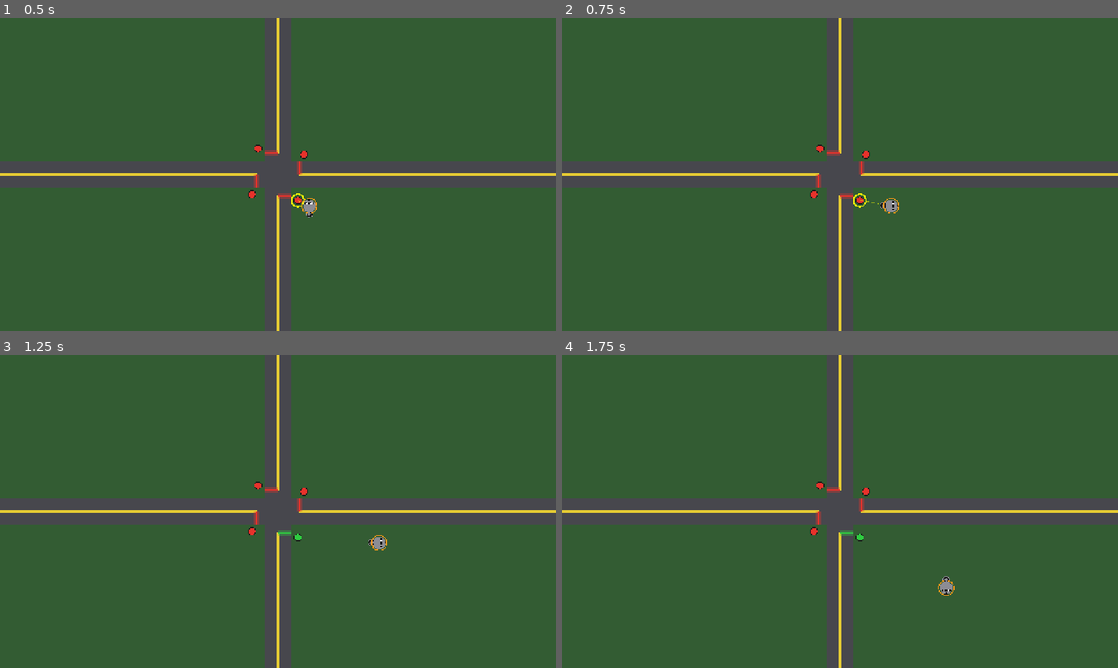
Above: before the commit, frames 1-4 (two rows, left to right).
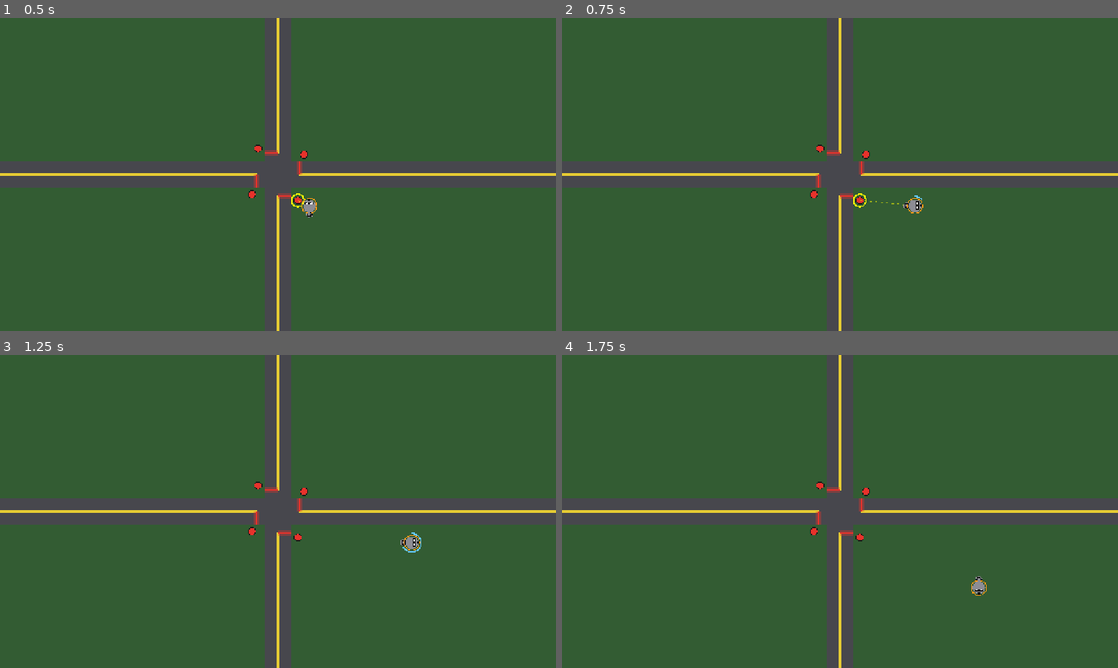
Above: after the commit, the same moments.

Repository: klusignolo/Fender-Bandit
Game: Godot game, scene res://main/main.tscn
The game is run twice, just before and just after one commit, with the same random seed, the same clock (stepped at 60 frames per second) and the same inputs.
Inputs:
- Up to frame 1 (0.5 s): no input
- Up to frame 2 (0.75 s): tap Enter at 0.5 s; hold D (move_right) from 0.53 s (still down); tap X (dash) at 0.6 s
- Up to frame 3 (1.25 s): keep holding D (move_right); tap J (switch) at 0.8 s
- Up to frame 4 (1.75 s): release D (move_right) at 1.28 s; hold S (move_down) from 1.28 s (still down); tap J (switch) at 1.35 s; tap L (tow) at 1.55 s

Frame 1 is identical in both runs. In frame 2, 0.2% of the frame differs, in the area x 54-65%, y 56-63%; in frame 3, 0.3%, in the area x 50-76%, y 56-64%; in frame 4, 0.3%.

Commit message:
Dash, Yield and the Raccoon getting hit (#23)
Traffic decides the hit: a car faster than HIT_MIN_SPEED with the Raccoon
within HIT_REACH of its footprint emits raccoon_hit, stuns it for
STUN_TIME, knocks it back the way the car drives and drops its Tow.
While stunned, switch() and tow() do nothing. Drivers Yield to the
Raccoon in their path, looking ahead from half a car back, and pull up
close to its body. raccoon_speed_scale() now covers a Dash while towing
(TOW_DASH).

The Raccoon node owns the Dash timer and cooldown, draws a cooldown ring
and "BONK!", and drifts with Traffic's knockback while stunned. Traffic
now starts the Raccoon at RACCOON_START, so cars don't Yield to it at
the crossing centre, and World places the node from there.

Co-Authored-By: Claude Opus 5.5 <noreply@anthropic.com>

Diff:
--- a/game/raccoon/raccoon.gd
+++ b/game/raccoon/raccoon.gd
@@ -1,8 +1,9 @@
 class_name Raccoon
 extends Node2D
 ## The player (ADR 0001: the one node that moves itself). Moves with any bound input at a constant
-## on-screen speed, Switches the nearest Light in range (biased toward the way it faces), Tows Wreckage
-## (grab, drop and the slower walk are Traffic rules), and feeds its position to Traffic every tick.
+## on-screen speed, Dashes the way it faces, Switches the nearest Light in range (biased toward the way it
+## faces), Tows Wreckage, and feeds its position and Dash to Traffic every tick. Grab, drop, the slower walk,
+## getting hit and the stun are Traffic rules: while stunned it only drifts with Traffic's knockback.
 ## Greybox look until the rig (#41).
 
 const FUR := Color(0.55, 0.55, 0.58)
@@ -10,10 +11,17 @@
 const VEST := Color(1, 0.6, 0.1)
 const TARGET := Color(1, 1, 0)
 const ROPE := Color(0.8, 0.6, 0.3)
+const COOLDOWN := Color(0.4, 0.8, 1.0)
+const BONK := Color(1, 0.85, 0.1)
+const BONK_SIZE := 22
 
 var traffic: Traffic
 var facing := Vector2.UP
 var target: Light  # the Light a Switch would hit now, or null
+
+var _dash_left := 0.0  # seconds left in the current Dash
+var _dash_cooldown := 0.0  # seconds until the next Dash can start
+var _dash_dir := Vector2.UP
 
 
 func _init(t: Traffic) -> void:
@@ -23,20 +31,42 @@
 
 func _physics_process(delta: float) -> void:
 	var world_per_px := _world_per_screen()
-	var input := Input.get_vector(&"move_left", &"move_right", &"move_up", &"move_down")
-	if input != Vector2.ZERO:  # the InputMap deadzone already filtered drift
-		facing = input.normalized()
+	_dash_cooldown = maxf(_dash_cooldown - delta, 0.0)
+	var dashing := false
+	if traffic.raccoon_stun > 0.0:
+		_dash_left = 0.0
+		position += traffic.raccoon_knock * delta
+	else:
+		dashing = _move(delta, world_per_px)
 	var r := Tuning.RACCOON_R
-	var speed := Tuning.RACCOON_SPEED * traffic.raccoon_speed_scale() * world_per_px
-	position = (position + input * speed * delta).clamp(
-			traffic.net.bounds.position + Vector2(r, r), traffic.net.bounds.end - Vector2(r, r))
-	traffic.set_raccoon(position, false)
-	target = _pick_target(world_per_px)
+	position = position.clamp(traffic.net.bounds.position + Vector2(r, r), traffic.net.bounds.end - Vector2(r, r))
+	traffic.set_raccoon(position, dashing)
+	target = _pick_target(world_per_px) if traffic.raccoon_stun <= 0.0 else null
 	if target != null and Input.is_action_just_pressed(&"switch"):
 		traffic.switch(target)
 	if Input.is_action_just_pressed(&"tow"):
 		traffic.tow(Tuning.TOW_RANGE * world_per_px)
 	queue_redraw()
+
+
+## Walk or Dash with the input; true while Dashing.
+func _move(delta: float, world_per_px: float) -> bool:
+	var input := Input.get_vector(&"move_left", &"move_right", &"move_up", &"move_down")
+	if input != Vector2.ZERO:  # the InputMap deadzone already filtered drift
+		facing = input.normalized()
+	if Input.is_action_just_pressed(&"dash") and _dash_cooldown <= 0.0:
+		_dash_left = Tuning.DASH_TIME
+		_dash_cooldown = Tuning.DASH_COOLDOWN
+		_dash_dir = facing
+	var dashing := _dash_left > 0.0
+	traffic.set_raccoon(position, dashing)  # towing slows a walk and a Dash differently
+	var speed_scale := traffic.raccoon_speed_scale() * world_per_px
+	if dashing:
+		_dash_left -= delta
+		position += _dash_dir * Tuning.DASH_SPEED * speed_scale * delta
+	else:
+		position += input * Tuning.RACCOON_SPEED * speed_scale * delta
+	return dashing
 
 
 ## The nearest Light pole in range, with Lights the Raccoon faces counting as nearer.
@@ -78,3 +108,13 @@
 	draw_circle(facing * 5 - side * 5, 2.0, Color.WHITE)
 	draw_circle(facing * 14.0, 3.0, MASK)
 	draw_arc(Vector2.ZERO, r + 3.0, 0, TAU, 24, VEST, 2.0)
+	# Dash cooldown: a ring that fills back up; gone once a Dash is ready.
+	if _dash_cooldown > 0.0:
+		var filled := 1.0 - _dash_cooldown / Tuning.DASH_COOLDOWN
+		draw_arc(Vector2.ZERO, r + 7.0, -PI / 2.0, -PI / 2.0 + TAU * filled, 32, COOLDOWN, 3.0)
+	if traffic.raccoon_stun > 0.0:
+		var font := ThemeDB.fallback_font
+		var w := font.get_string_size("BONK!", HORIZONTAL_ALIGNMENT_LEFT, -1, BONK_SIZE).x
+		var at := Vector2(-w / 2.0, -r - 12.0)
+		draw_string_outline(font, at, "BONK!", HORIZONTAL_ALIGNMENT_LEFT, -1, BONK_SIZE, 5, Color.BLACK)
+		draw_string(font, at, "BONK!", HORIZONTAL_ALIGNMENT_LEFT, -1, BONK_SIZE, BONK)
--- a/game/sim/traffic.gd
+++ b/game/sim/traffic.gd
@@ -9,6 +9,7 @@
 signal light_changed(light: Light)
 signal crashed(a: Car, b: Car, at: Vector2)  # at least one of the two is fresh Wreckage
 signal towed(car: Car, off_road: bool)  # towed Wreckage dropped; off the road, it's gone from cars
+signal raccoon_hit(car: Car)  # a car too fast to stop hit the Raccoon: it is stunned and knocked back
 
 const TICK_HZ := 60
 const DT := 1.0 / TICK_HZ
@@ -17,9 +18,11 @@
 var lights: Array[Light] = []
 var cars: Array[Car] = []
 var time := 0.0  # seconds simulated
-var raccoon_position := Vector2.ZERO
+var raccoon_position := Vector2.ZERO  # from set_raccoon; RACCOON_START until then
 var raccoon_dashing := false
 var towing: Car = null  # the Wreckage the Raccoon is towing
+var raccoon_stun := 0.0  # seconds the Raccoon is stunned for: it can't act, and is knocked back
+var raccoon_knock := Vector2.ZERO  # world px/s the Raccoon is being knocked back at; the Raccoon moves itself by it
 
 # Stage knobs; Stages (#29) sets these per stage. Stage 1 until then.
 var k_gap: float = Tuning.K_GAP[0]
@@ -37,25 +40,30 @@
 func _init(seed_value: int) -> void:
 	_rng.seed = seed_value
 	net = RoadNet.new()
+	raccoon_position = net.crossings[0] + Tuning.RACCOON_START
 	for i in net.approaches.size():
 		lights.append(Light.new(i, net.approaches[i]))
 		_spawn_left.append(_rng.randf_range(Tuning.FIRST_SPAWN[0], Tuning.FIRST_SPAWN[1]))
 		_due.append(0)
 
 
-## The Raccoon's state this tick. Towed Wreckage follows it; Yield is #23.
+## The Raccoon's state this tick. Towed Wreckage follows it, and drivers Yield to it.
 func set_raccoon(position: Vector2, dashing: bool) -> void:
 	raccoon_position = position
 	raccoon_dashing = dashing
 
 
-## The Raccoon's speed as a share of its own: slower while towing.
+## The Raccoon's speed as a share of its own walk or Dash speed: slower while towing.
 func raccoon_speed_scale() -> float:
-	return Tuning.TOW_SPEED if towing != null else 1.0
-
-
-## Switch a Light: Red turns Green and waves its queue on, Green turns Yellow. Yellow ignores it.
+	if towing == null:
+		return 1.0
+	return Tuning.TOW_DASH if raccoon_dashing else Tuning.TOW_SPEED
+
+
+## Switch a Light: Red turns Green and waves its queue on, Green turns Yellow. Yellow ignores it. So does a stunned Raccoon.
 func switch(light: Light) -> void:
+	if raccoon_stun > 0.0:
+		return
 	match light.state:
 		Light.State.RED:
 			light.state = Light.State.GREEN
@@ -71,8 +79,10 @@
 
 
 ## Tow: drop the Wreckage the Raccoon is towing, or grab the nearest Wreckage within `reach` world px
-## of the Raccoon (the Raccoon converts its on-screen TOW_RANGE).
+## of the Raccoon (the Raccoon converts its on-screen TOW_RANGE). A stunned Raccoon can't.
 func tow(reach: float) -> void:
+	if raccoon_stun > 0.0:
+		return
 	if towing != null:
 		_drop()
 		return
@@ -91,6 +101,8 @@
 
 func step() -> void:
 	time += DT
+	raccoon_stun = maxf(raccoon_stun - DT, 0.0)
+	raccoon_knock = raccoon_knock.move_toward(Vector2.ZERO, Tuning.KNOCK_DECAY * DT)
 	for l in lights:
 		if l.state == Light.State.YELLOW:
 			l.yellow_left -= DT
@@ -101,6 +113,7 @@
 	_spawn()
 	_drive()
 	_check_crashes()
+	_check_hit()
 
 
 # Every car that's due joins its entry's queue, then drives on as soon as the road has room.
@@ -193,10 +206,11 @@
 	return sqrt(2.0 * Tuning.DECEL * maxf(dist - Tuning.STOP_MARGIN, 0.0))
 
 
-# Slow for whatever is nearest ahead: a moving car on the route, or Wreckage.
+# Slow for whatever is nearest ahead: a moving car on the route, Wreckage, or the Raccoon (Yield).
 func _obstacle_limit(c: Car) -> float:
 	var gap := _follow_gap(c)
 	gap = minf(gap, _wreckage_gap(c, minf(gap, Tuning.LOOK)))  # Wreckage past the car in front can't matter yet
+	gap = minf(gap, _raccoon_gap(c, minf(gap, Tuning.LOOK)))
 	if gap == INF:
 		return INF
 	return sqrt(2.0 * Tuning.DECEL * maxf(gap - Tuning.FOLLOW_GAP, 0.0))
@@ -245,6 +259,27 @@
 	return INF
 
 
+# Yield: the gap to the Raccoon, looking up to `within` along the route. It's in the car's path where a line
+# across the car's width (less SIGHT_INSET each side) comes within RACCOON_R + YIELD_MARGIN of it. The margin
+# only widens the path: the gap runs to its body (RACCOON_R), so the car pulls up close. The look starts half a
+# car back from the bumper, so a Raccoon over the car's back half still holds it. INF if none.
+func _raccoon_gap(c: Car, within: float) -> float:
+	var half := c.width / 2.0 - Tuning.SIGHT_INSET
+	var reach := Tuning.RACCOON_R + Tuning.YIELD_MARGIN
+	var bumper := c.transform.origin + c.transform.x * c.length / 2.0
+	if raccoon_position.distance_to(bumper) > within + c.length / 2.0 + half + reach:
+		return INF
+	var front := c.s + c.length / 2.0
+	var d := -c.length / 2.0
+	while d <= within:
+		var p := c.route.pose(front + d)
+		var near := Geometry2D.get_closest_point_to_segment(raccoon_position, p.origin - p.y * half, p.origin + p.y * half)
+		if near.distance_to(raccoon_position) <= reach:
+			return d + Tuning.YIELD_MARGIN
+		d += Tuning.SIGHT_STEP
+	return INF
+
+
 # Towed Wreckage trails the Raccoon. Off the road, it's dropped there and gone.
 func _haul() -> void:
 	if towing == null:
@@ -292,6 +327,21 @@
 				_crash(w, c)
 
 
+# The Raccoon getting hit: a moving car faster than HIT_MIN_SPEED with the Raccoon within HIT_REACH of its
+# footprint. It's stunned, knocked back the way the car drives, and drops its Tow. A stunned Raccoon can't be hit again.
+func _check_hit() -> void:
+	if raccoon_stun > 0.0:
+		return
+	for c in cars:
+		if not c.wreckage and c.speed > Tuning.HIT_MIN_SPEED and c.reaches(raccoon_position, Tuning.HIT_REACH):
+			raccoon_stun = Tuning.STUN_TIME
+			raccoon_knock = c.transform.x * Tuning.KNOCK_SPEED
+			if towing != null:
+				_drop()
+			raccoon_hit.emit(c)
+			return
+
+
 func _connectors_under(c: Car) -> PackedInt32Array:
 	var out := PackedInt32Array()
 	var back := c.s - c.length / 2.0
--- a/game/test/test_crashes.gd
+++ b/game/test/test_crashes.gd
@@ -37,9 +37,9 @@
 	return [t, events]
 
 
-## Grab Wreckage w: stand on it and Tow.
-func _grab(t: Traffic, w: Car) -> void:
-	t.set_raccoon(w.transform.origin, false)
+## Grab Wreckage w: stand `from` its centre and Tow.
+func _grab(t: Traffic, w: Car, from := Vector2.ZERO) -> void:
+	t.set_raccoon(w.transform.origin + from, false)
 	t.tow(Tuning.TOW_RANGE)
 
 
@@ -179,7 +179,11 @@
 	if not check(not events.crashes.is_empty(), "a first Crash"):
 		return
 	var w: Car = events.crashes[0][0]
-	_grab(t, w)
+	t.switch(t.lights[N])  # only E moves from here on, so nothing else hits the Raccoon
+	t.switch(t.lights[W])
+	_grab(t, w, Vector2(0, Tuning.TOW_HOLD))  # holding it from beside the car, out of its way
+	if not check(t.towing == w, "towing the Wreckage"):
+		return
 	t.switch(t.lights[E])
 	var m := _await_moving_car(t, E)
 	if not check(m != null, "a car cruising in on E"):
--- /dev/null
+++ b/game/test/test_raccoon.gd
@@ -0,0 +1,168 @@
+extends TestCase
+## Dash, Yield and the Raccoon getting hit (#23), black-box through Traffic: set_raccoon, switch, tow, step.
+
+const N := 0  # Light indices follow RoadNet.SIDE_NAMES: N, S, W, E
+const W := 2
+const E := 3
+const E_LANE := -Tuning.LW / 2.0  # y of E's incoming lane; its cars drive toward -x
+
+
+func _run(t: Traffic, seconds: float) -> void:
+	for i in roundi(seconds * Traffic.TICK_HZ):
+		t.step()
+
+
+func _e_cars(t: Traffic) -> Array:
+	return t.cars.filter(func(c: Car) -> bool: return c.light == t.lights[E] and not c.wreckage)
+
+
+## Put the Raccoon just ahead of car m's bumper: far too close for it to stop.
+func _step_in_front(t: Traffic, m: Car) -> void:
+	t.set_raccoon(m.transform.origin + m.transform.x * (m.length / 2.0 + 4.0), false)
+
+
+## Green on N and W together, stepped until the first Crash (or 30s): one of its Wreckage, or null.
+func _wreckage(t: Traffic) -> Car:
+	t.switch(t.lights[N])
+	t.switch(t.lights[W])
+	for i in 30 * Traffic.TICK_HZ:
+		t.step()
+		for c in t.cars:
+			if c.wreckage:
+				return c
+	return null
+
+
+## Step until a car is cruising in on E, well before the box, at most `seconds`.
+func _await_moving_car(t: Traffic, seconds := 10.0) -> Car:
+	for i in roundi(seconds * Traffic.TICK_HZ):
+		for c: Car in _e_cars(t):
+			if c.speed > 100.0 and c.line_distance > 60.0:
+				return c
+		t.step()
+	return null
+
+
+# --- Yield ------------------------------------------------------------------------
+
+func test_cars_yield_to_the_raccoon_standing_in_their_lane() -> void:
+	var t := Traffic.new(3)
+	var hits := []
+	t.raccoon_hit.connect(func(c: Car) -> void: hits.append(c))
+	t.switch(t.lights[E])
+	var stand := Vector2(250, E_LANE)  # well before the box
+	t.set_raccoon(stand, false)
+	_run(t, 12.0)
+	var e_cars := _e_cars(t)
+	check(e_cars.size() >= 2, "E traffic backed up behind the Raccoon: %d cars" % e_cars.size())
+	for c: Car in e_cars:
+		check(c.transform.origin.x > stand.x + Tuning.RACCOON_R + c.length / 2.0,
+				"car %d stopped short of the Raccoon, at x %.0f" % [c.id, c.transform.origin.x])
+	var front: float = e_cars.map(func(c: Car) -> float: return c.transform.origin.x - c.length / 2.0).min()
+	check(front - stand.x <= 24.0, "the front one stops close, like the greybox (about 20 px from the Raccoon's centre): %.0f px" % (front - stand.x))
+	check(e_cars.any(func(c: Car) -> bool: return c.speed < 1.0), "the front one is stopped")
+	check_eq(hits, [], "nobody hit it")
+
+
+
+func test_a_car_waiting_at_the_line_holds_for_the_raccoon_over_its_back_half() -> void:
+	var t := Traffic.new(3)
+	var hits := []
+	t.raccoon_hit.connect(func(c: Car) -> void: hits.append(c))
+	var m: Car = null
+	for i in 10 * Traffic.TICK_HZ:
+		t.step()
+		m = _e_cars(t).filter(func(c: Car) -> bool: return c.speed < 1.0 and c.line_distance < 10.0).pop_front()
+		if m != null:
+			break
+	if not check(m != null, "a car waiting at E's line"):
+		return
+	t.set_raccoon(m.transform.origin - m.transform.x * m.length / 4.0, false)  # over its back half
+	var at := m.transform.origin
+	t.switch(t.lights[E])
+	_run(t, 2.0)
+	check_eq(hits, [], "it doesn't run the Raccoon over")
+	check(m.transform.origin.distance_to(at) < 1.0, "it holds")
+
+
+# --- Getting hit -------------------------------------------------------------------
+
+func test_a_car_too_fast_to_stop_hits_the_raccoon_and_knocks_it_back_stunned() -> void:
+	var t := Traffic.new(3)
+	var hits := []
+	t.raccoon_hit.connect(func(c: Car) -> void: hits.append(c))
+	t.switch(t.lights[E])
+	var m := _await_moving_car(t)
+	if not check(m != null, "a car cruising in on E"):
+		return
+	_step_in_front(t, m)
+	t.step()
+	_run(t, 0.3)
+	check_eq(hits, [m], "that car hits the Raccoon, once")
+	check(t.raccoon_stun > 0.0 and t.raccoon_stun < Tuning.STUN_TIME, "stunned: %.2fs left" % t.raccoon_stun)
+	check(t.raccoon_knock.normalized().dot(m.transform.x) > 0.99, "knocked back the way the car drives")
+	check(not m.wreckage, "the car drives on")
+
+
+func test_getting_hit_drops_the_tow() -> void:
+	var t := Traffic.new(3)
+	var tows := []
+	t.towed.connect(func(c: Car, off: bool) -> void: tows.append([c, off]))
+	var w := _wreckage(t)
+	if not check(w != null, "a first Crash"):
+		return
+	t.set_raccoon(w.transform.origin, false)
+	t.tow(Tuning.TOW_RANGE)
+	t.switch(t.lights[E])
+	var m := _await_moving_car(t)
+	if not check(t.towing == w and m != null, "towing, and a car cruising in on E"):
+		return
+	_step_in_front(t, m)
+	t.step()
+	check(t.raccoon_stun > 0.0, "hit")
+	check(t.towing == null and not w.towed, "the Tow is dropped")
+	check_eq(tows, [[w, false]], "dropped on the road")
+
+
+func test_a_stunned_raccoon_cant_switch_or_tow_until_it_recovers() -> void:
+	var t := Traffic.new(3)
+	var w := _wreckage(t)
+	if not check(w != null, "a first Crash"):
+		return
+	t.switch(t.lights[E])
+	var m := _await_moving_car(t)
+	if not check(m != null, "a car cruising in on E"):
+		return
+	_step_in_front(t, m)
+	t.step()
+	if not check(t.raccoon_stun > 0.0, "hit"):
+		return
+	t.set_raccoon(w.transform.origin, false)  # knocked onto the Wreckage
+	t.tow(Tuning.TOW_RANGE)
+	check(t.towing == null, "can't Tow while stunned")
+	t.switch(t.lights[E])
+	check_eq(t.lights[E].state, Light.State.GREEN, "can't Switch while stunned")
+	_run(t, Tuning.STUN_TIME)
+	check_eq(t.raccoon_stun, 0.0, "recovered after STUN_TIME")
+	check_eq(t.raccoon_knock, Vector2.ZERO, "and the knockback has died away")
+	t.tow(Tuning.TOW_RANGE)
+	check(t.towing == w, "Tows again")
+	t.switch(t.lights[E])
+	check_eq(t.lights[E].state, Light.State.YELLOW, "Switches again")
+
+
+# --- Dash ---------------------------------------------------------------------------
+
+func test_dash_reaches_traffic_and_towing_slows_it() -> void:
+	var t := Traffic.new(3)
+	var w := _wreckage(t)
+	if not check(w != null, "a first Crash"):
+		return
+	t.set_raccoon(Vector2(300, 200), true)
+	check(t.raccoon_dashing, "Traffic knows the Raccoon is Dashing")
+	check_eq(t.raccoon_speed_scale(), 1.0, "a Dash without a Tow is full Dash speed")
+	t.set_raccoon(w.transform.origin, true)
+	t.tow(Tuning.TOW_RANGE)
+	check_eq(t.raccoon_speed_scale(), Tuning.TOW_DASH, "Dashing while towing")
+	t.set_raccoon(w.transform.origin, false)
+	check_eq(t.raccoon_speed_scale(), Tuning.TOW_SPEED, "walking while towing")
--- a/game/tuning.gd
+++ b/game/tuning.gd
@@ -39,8 +39,8 @@
 
 # Crashes and Wreckage
 const CRASH_INSET := 2.0  # each footprint shrinks by this on every side before the Crash check, so a graze doesn't count
-const SIGHT_INSET := 2.0  # a driver watches for Wreckage across its own width, less this on each side
-const SIGHT_STEP := 4.0  # px between the points along its route where a driver looks for Wreckage
+const SIGHT_INSET := 2.0  # a driver watches for Wreckage and the Raccoon across its own width, less this on each side
+const SIGHT_STEP := 4.0  # px between the points along its route where a driver looks for Wreckage and the Raccoon
 
 # Lights
 const YELLOW_TIME := 1.5  # seconds a Light stays Yellow before falling to Red
@@ -48,14 +48,23 @@
 # Raccoon (on-screen px: world values scale with 1/zoom)
 const RACCOON_R := 14.0
 const RACCOON_SPEED := 230.0
+const DASH_SPEED := 640.0  # on-screen px/s for the length of a Dash
+const DASH_TIME := 0.18  # seconds a Dash lasts
+const DASH_COOLDOWN := 0.9  # seconds from the start of one Dash until the next can start
 const SIGNAL_RANGE := 160.0  # how close a Light's pole must be to Switch it
 const TARGET_BIAS := 60.0  # how much facing a Light counts toward picking it, in px of distance
 const RACCOON_START := Vector2(70, 70)  # world px from the first crossing's centre
 const TOW_RANGE := 30.0  # how close to the footprint of Wreckage the Raccoon must be to Tow it
 const TOW_HOLD := 26.0  # world px: towed Wreckage trails at most this far from the Raccoon
 const TOW_SPEED := 0.55  # the Raccoon's walking speed while towing, as a share of RACCOON_SPEED
-const TOW_DASH := 0.6  # its Dash speed while towing, as a share of the Dash speed (Dash is #23)
+const TOW_DASH := 0.6  # its Dash speed while towing, as a share of DASH_SPEED
 const ON_ROAD_MARGIN := 10.0  # world px: towed Wreckage whose centre is this far past the kerb is off the road
+const YIELD_MARGIN := 8.0  # world px: a driver Yields to the Raccoon this far beyond RACCOON_R
+const HIT_REACH := 10.0  # world px: a car hits the Raccoon when its centre is this close to the car's footprint...
+const HIT_MIN_SPEED := 30.0  # ...and the car is faster than this, world px/s
+const STUN_TIME := 0.8  # seconds a hit Raccoon is stunned
+const KNOCK_SPEED := 420.0  # world px/s a hit knocks the Raccoon back at, the way the car drives...
+const KNOCK_DECAY := 900.0  # ...slowing by this much each second
 
 # Camera
 const FIT := 1.03  # zoom a touch past "fits everything", so the map edges bleed off
--- a/game/world/world.gd
+++ b/game/world/world.gd
@@ -32,7 +32,7 @@
 		add_child(LightPole.new(l))
 	add_child(_vehicle_layer)
 	raccoon = Raccoon.new(traffic)
-	raccoon.position = traffic.net.crossings[0] + Tuning.RACCOON_START
+	raccoon.position = traffic.raccoon_position  # its start
 	add_child(raccoon)
 	var cam := Camera2D.new()
 	var b := traffic.net.bounds
Not shown, added: game/test/test_raccoon.gd.uid
Not shown, changed: docs/tuning.md
